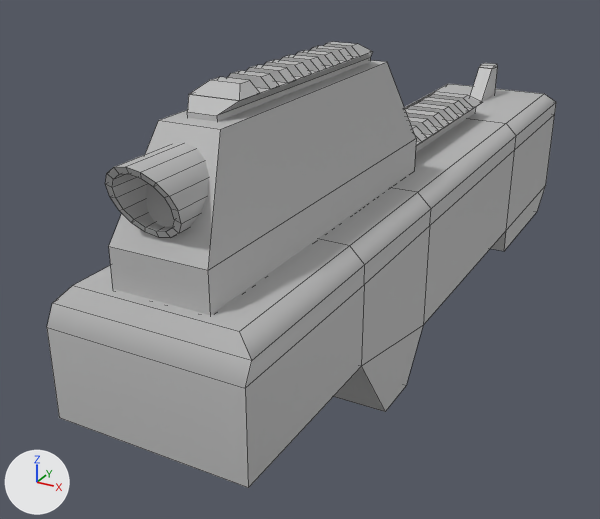
The FBX model Maya Project Files/Weapons/Exports/Pistol/Pistol_Lever.fbx, before and after one commit.
Rendered twice from a camera (50 mm lens) standing at (0.088, -0.281, 0.161) and looking at (-0.016, -0.093, 0.067). Every picture has the same lights, and +X, +Y and +Z are marked at lower left. Mesh edges are drawn as thin lines. Vertices at the same position are counted once.

The first picture shows 'Lever'.
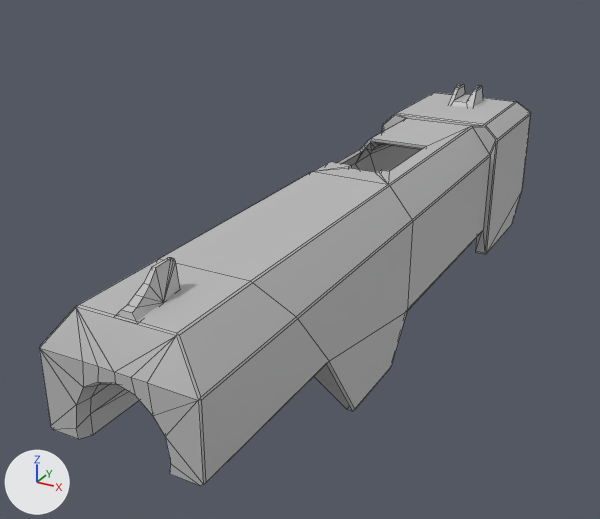
Changed parts and their boxes [x1, y1, x2, y2] in the pictures (600 x 519 px):
'Lever', reshaped, moved, turned, rescaled: before [47, 42, 556, 488]; after [39, 83, 531, 486]
part 1 of me_mesh, rebuilt: before [47, 84, 556, 488]; after [39, 92, 531, 486]
part 2 of me_mesh, added: after [449, 83, 483, 107]
part 3 of me_mesh, added: after [115, 257, 180, 322]
part 4 of me_mesh, deleted: before [105, 42, 498, 315]

The change, as a list of edits to the scene's bpy script:
```text
Change me_mesh:
    used by ob_lever; location = (0.0, -0.0712, 0.0864); rotation_euler = (1.571, 0.0, 0.0), in degrees (90, 0, 0); scale = (0.015, 0.015, 0.015)
    remove me_mesh.from_pydata(...)  # 290 vertices, 245 faces; spans x -1.49..1.49, y -2.84..2.84, z -7.3..7.3
    add me_mesh.from_pydata(...)  # 283 vertices, 328 faces; spans x -1.98..1.98, y -2.91..2.47, z -10.09..10.09
    me_mesh part 1: the loose piece of 48 vertices spanning x -1.49..1.49, y -2.84..0.46, z -7.3..7.3 is rebuilt with 229 vertices and now spans x -1.98..1.98, y -2.91..1.92, z -10.09..10.09
    me_mesh part 2: a new loose piece of 32 vertices spanning x -0.49..0.49, y 1.45..2.47, z -9.15..-7.65, in mat_lambert2 (grey #bcbcbc)
    me_mesh part 3: a new loose piece of 22 vertices spanning x -0.27..0.27, y 1.79..2.47, z 8.23..9.68, in mat_lambert2 (grey #bcbcbc)
    me_mesh part 4: 17 loose pieces with 242 vertices, spanning x -0.74..0.74, y 0.08..2.84, z -6.45..7.25, are deleted
Change ob_lever:
    ob_lever.rotation_euler: (1.571, 0.0, 0.0) -> (0.0, 0.0, 0.0)  # degrees (90, 0, 0) -> degrees (0, 0, 0)
    ob_lever.scale: (0.015, 0.015, 0.015) -> (1.0, 1.0, 1.0)
    add ob_lever.parent = ob_pistol
    ob_lever.location: (0.0, -0.0712, 0.0864) -> (0.11, 5.576, 0.129)
Add ob_pistol:
    ob_pistol = bpy.data.objects.new('Pistol', None)
    ob_pistol.location = (-0.00176, -0.0846, 0.0198)
    ob_pistol.rotation_euler = (1.571, 0.0, 0.0)  # degrees (90, 0, 0)
    ob_pistol.scale = (0.01, 0.01, 0.01)
```
